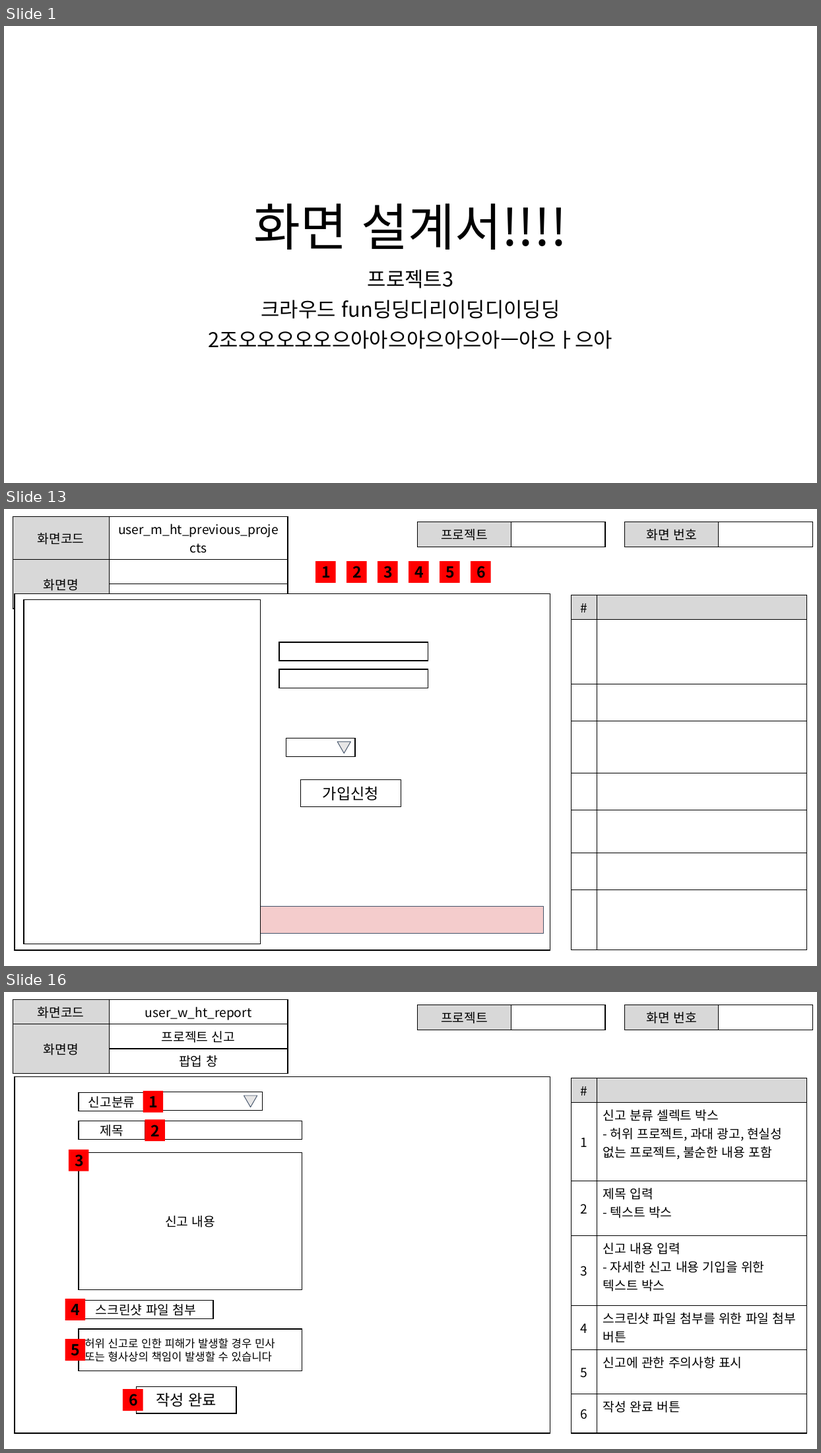
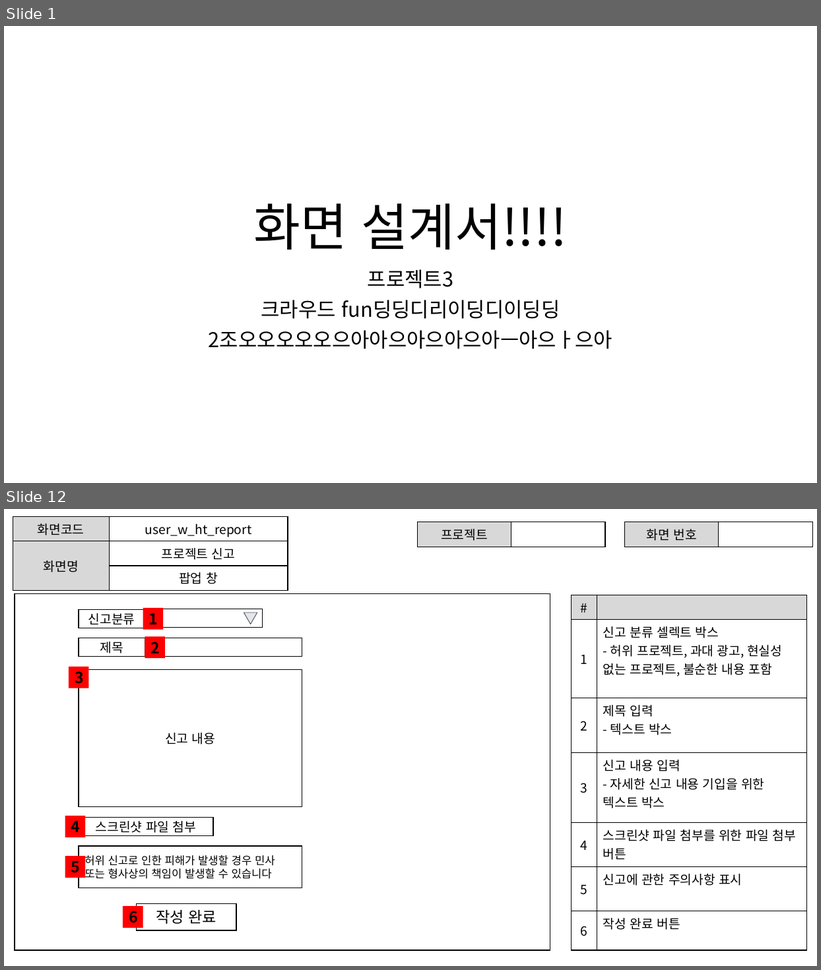
Before and after one commit to ezenteam2/EzenCrowdFunding, a slide deck: project03 화면설계서/project03 - 화면 설계서 - 현태.pptx. Shown one above the other, each under a label of ours: slides 1, 13 and 16 before the commit, slides 1 and 12 after it; the slides between them are not shown. The pictures are 821x1453 and 821x970 pixels, drawn with LibreOffice and Linux fonts; fonts in the diff are those of the drawing. Boxes give left, top, right and bottom in pixels: in the first picture for what was removed or moved away, otherwise in the second. Text is boxed around its words. In the diff, an @@ line names an element or a change of style, - is before the commit and + after.

```diff
--- a/project03 화면설계서/project03 - 화면 설계서 - 현태.pptx
+++ b/project03 화면설계서/project03 - 화면 설계서 - 현태.pptx
@@ slide 13 removed at (x1=4, y1=509, x2=817, y2=966), background #FFFFFF @@
@@ table removed at (x1=13, y1=517, x2=288, y2=593), 3 rows, 2 columns @@
-화면코드 | user_m_ht_previous_projects
-화면명 | 
- | 
@@ table removed at (x1=418, y1=522, x2=605, y2=544), 1 rows, 2 columns @@
-프로젝트 | 
@@ table removed at (x1=625, y1=522, x2=813, y2=544), 1 rows, 2 columns @@
-화면 번호 | 
@@ rectangle removed at (x1=316, y1=561, x2=336, y2=583) @@
-1
@@ rectangle removed at (x1=347, y1=561, x2=367, y2=583) @@
-2
@@ rectangle removed at (x1=378, y1=561, x2=398, y2=583) @@
-3
@@ rectangle removed at (x1=409, y1=561, x2=429, y2=583) @@
-4
@@ rectangle removed at (x1=440, y1=561, x2=459, y2=583) @@
-5
@@ rectangle removed at (x1=471, y1=561, x2=491, y2=583) @@
-6
@@ rectangle removed at (x1=15, y1=593, x2=550, y2=951) @@
@@ rectangle removed at (x1=24, y1=600, x2=261, y2=945) @@
@@ table removed at (x1=572, y1=595, x2=807, y2=949), 8 rows, 2 columns @@
-# | 
- | 
- | 
- | 
- | 
- | 
- | 
- | 
@@ rectangle removed at (x1=279, y1=642, x2=428, y2=661) @@
@@ rectangle removed at (x1=279, y1=669, x2=428, y2=688) @@
@@ rectangle removed at (x1=286, y1=739, x2=354, y2=757) @@
@@ triangle removed at (x1=338, y1=742, x2=351, y2=754) @@
@@ rectangle removed at (x1=300, y1=780, x2=401, y2=807) @@
-가입신청
@@ rectangle removed at (x1=190, y1=907, x2=544, y2=933) @@
-**
@@ what was slide 16 is now slide 12 @@
```
Also in this commit, not shown: 12 slides changed, 1 slide added, 3 other slides removed, 1 other file.
